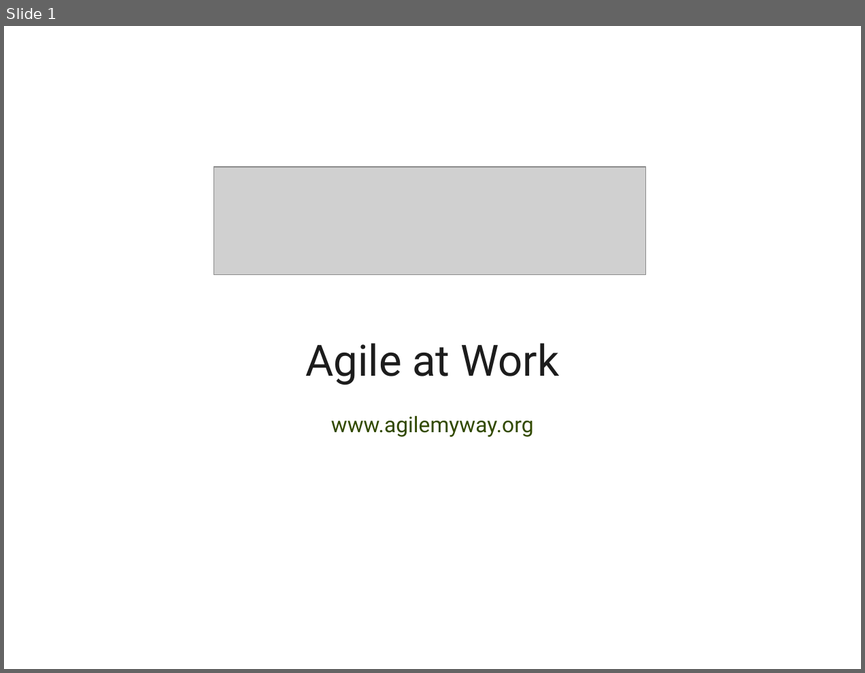
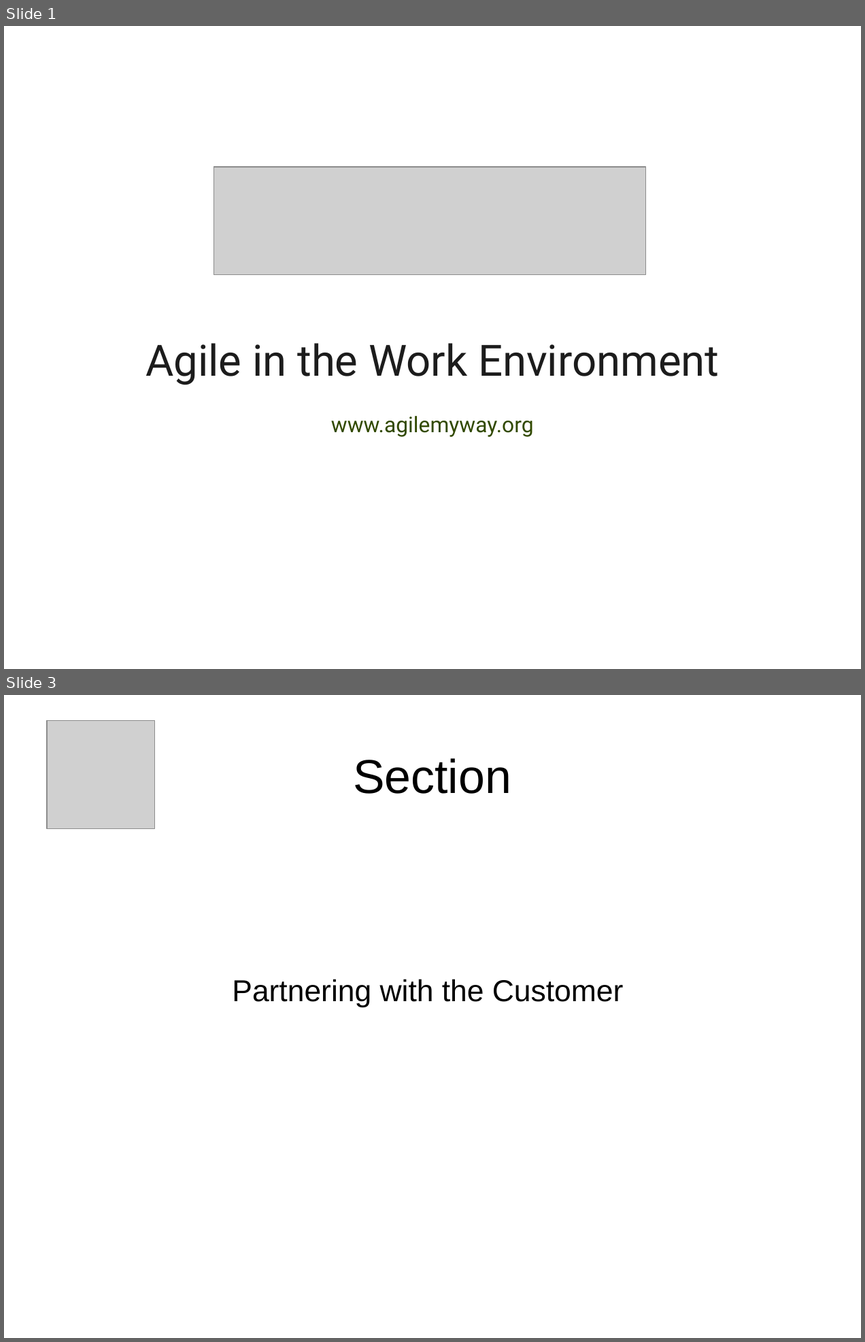
Before and after one commit to dsietz/agile-my-way, a slide deck: doc/Agile at Work.odp. Shown one above the other, each under a label of ours: slide 1 before the commit, slides 1 and 3 after it; the slides between them are not shown. The pictures are 865x673 and 865x1342 pixels, drawn with LibreOffice and Linux fonts; fonts in the diff are those of the drawing; grey boxes stand for pictures. Boxes give left, top, right and bottom in pixels: in the first picture for what was removed or moved away, otherwise in the second. Text is boxed around its words. In the diff, an @@ line names an element or a change of style, - is before the commit and + after.

Commit message:
added the Agile at Work presentation

```diff
--- a/doc/Agile at Work.odp
+++ b/doc/Agile at Work.odp
@@ slide 3 added at box(4, 695, 861, 1338), background #FFFFFF @@
@@ picture added at box(47, 721, 155, 829) @@
@@ title added at box(353, 758, 511, 794), 44 pt, text #000000 @@
+Section
@@ text added at box(232, 979, 623, 1007), 28 pt, text #000000 @@
+Partnering with the Customer
@@ slide 1 changed as well @@
@@ text at box(145, 343, 719, 385): text changed @@
-Agile at Work
+Agile in the Work Environment
```
Also in this commit, not shown: 1 other slide changed, 37 other slides added, 1 slide removed, 2 other files.
